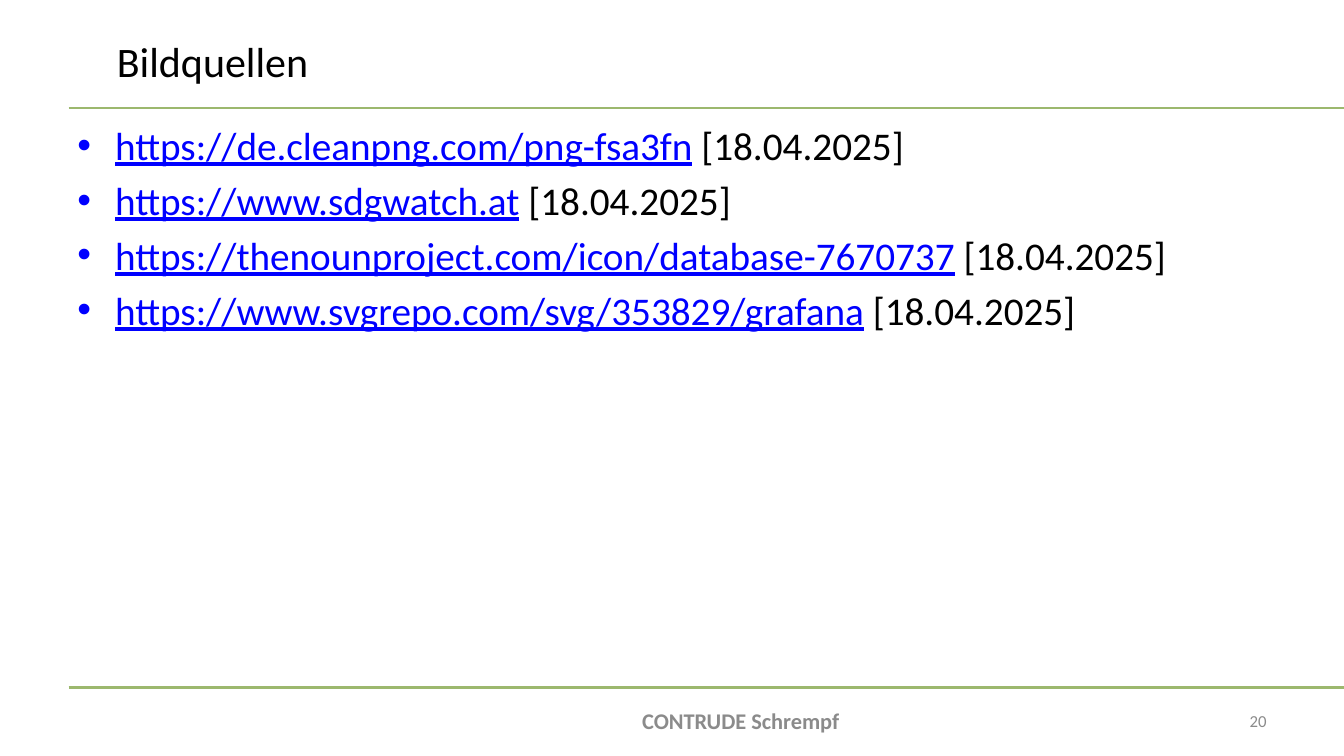
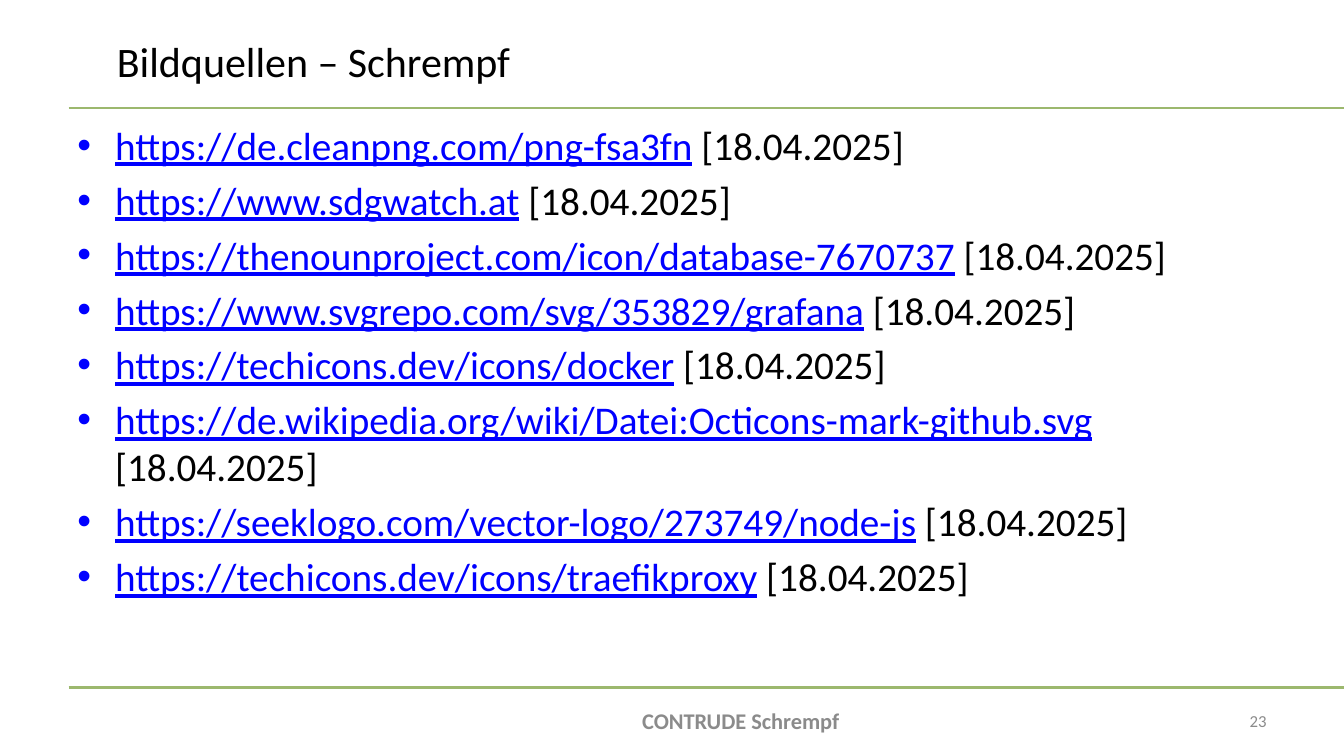
Before and after one commit to bitsneak/Contrude, a slide deck: slide 23 of Diplomarbeit/doc/Presentations/DA-Präsentation2025-Verteidigung.pptx (slide 20 before the commit). Drawn at 1344x756 pixels with LibreOffice and Linux fonts; fonts in the diff are those of the drawing; background and template pictures are left out. Boxes give left, top, right and bottom in pixels: in the first picture for what was removed or moved away, otherwise in the second. Text is boxed around its words. In the diff, an @@ line names an element or a change of style, - is before the commit and + after.

Commit message:
completed schrempf schiff präsi

```diff
--- a/Diplomarbeit/doc/Presentations/DA-Präsentation2025-Verteidigung.pptx
+++ b/Diplomarbeit/doc/Presentations/DA-Präsentation2025-Verteidigung.pptx
@@ title at <box>117,48,510,84</box>: text changed @@
-Bildquellen
+Bildquellen – Schrempf
@@ text at <box>115,350,1127,598</box>: paragraphs added @@
+• https://techicons.dev/icons/docker [18.04.2025]
+• https://de.wikipedia.org/wiki/Datei:Octicons-mark-github.svg [18.04.2025]
+• https://seeklogo.com/vector-logo/273749/node-js [18.04.2025]
+• https://techicons.dev/icons/traefikproxy [18.04.2025]
@@ page number at <box>1250,716,1267,727</box>: text changed @@
-20
+23
```
Also in this commit, not shown: 4 other slides changed, 4 slides added.
